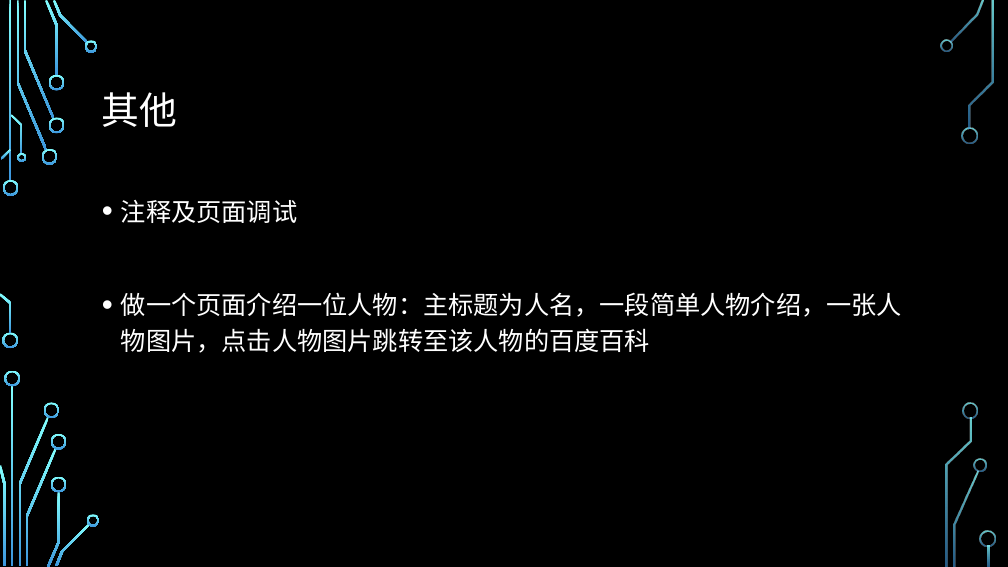
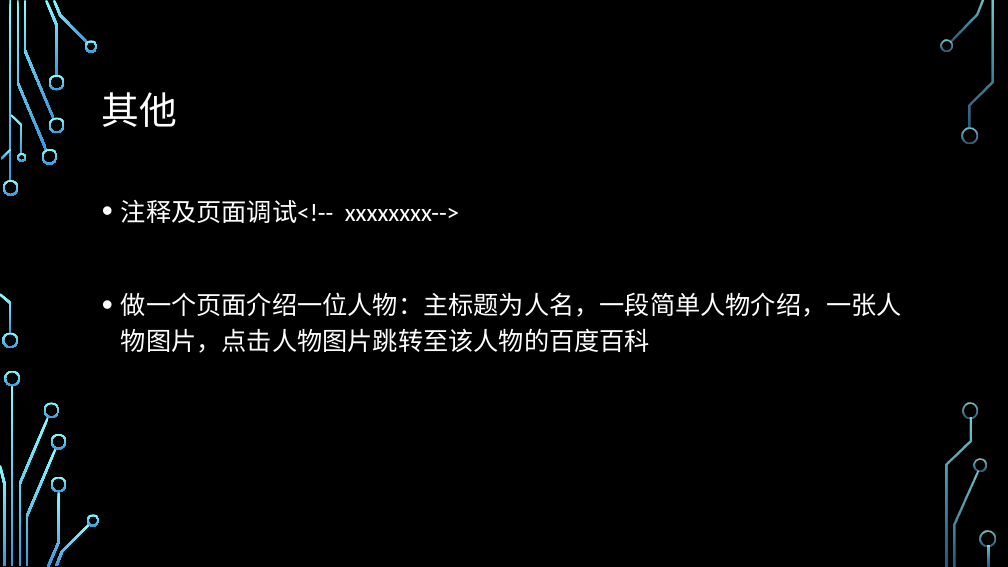
Before and after one commit to dfitcFE/Frontend-junior, a slide deck: slide 22 of Lesson/HTML/1.pptx. Drawn at 1008x567 pixels with LibreOffice and Linux fonts; fonts in the diff are those of the drawing; background and template pictures are left out. Boxes give left, top, right and bottom in pixels: in the first picture for what was removed or moved away, otherwise in the second. Text is boxed around its words. In the diff, an @@ line names an element or a change of style, - is before the commit and + after.

```diff
--- a/Lesson/HTML/1.pptx
+++ b/Lesson/HTML/1.pptx
@@ text at (121,200,460,223): text changed @@
-• 注释及页面调试
+• 注释及页面调试<!-- xxxxxxxx-->
```
Also in this commit, not shown: 1 other slide changed, 6 other files.
